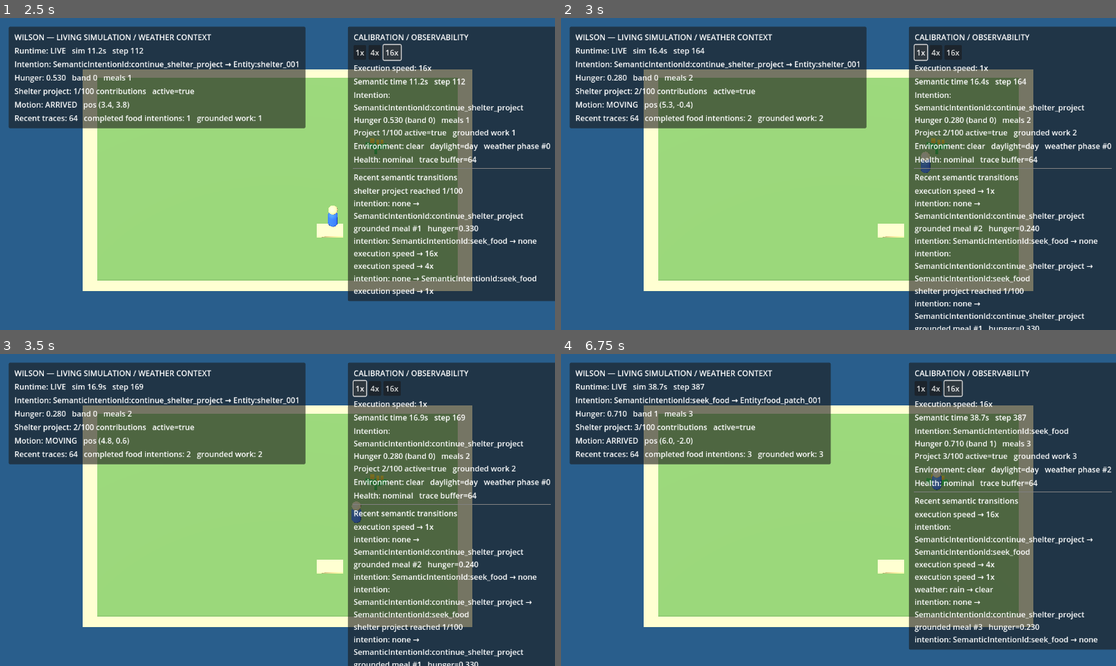
Above: before the commit, frames 1-4 (two rows, left to right).
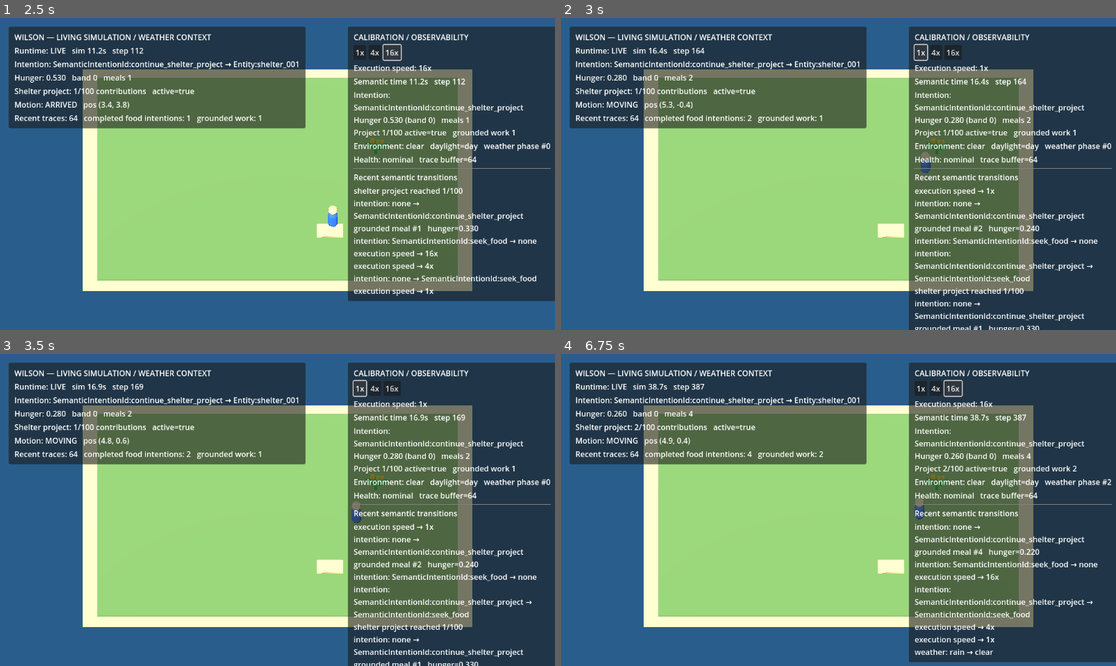
Above: after the commit, the same moments.

Repository: RrR2010/wilson-shipwrecked
Game: Godot game, scene res://tools/living_simulation/living_simulation.tscn
Two runs of this game, one before a commit and one after it. Both use one fixed random seed, a clock stepped at 60 frames per second and the inputs below. The project has no main scene, so this scene is started directly.
Inputs:
- Up to frame 1 (2.5 s): click "1x" at 0.5 s; click "4x" at 1.25 s; click "16x" at 2 s
- Up to frame 2 (3 s): click "1x" at 2.75 s
- Up to frame 3 (3.5 s): no input
- Up to frame 4 (6.75 s): click "4x" at 3.5 s; click "16x" at 4.25 s; click "1x" at 5 s; click "4x" at 5.75 s; click "16x" at 6.5 s

Frame 1 is identical in both runs. In frame 2, less than 0.1% of the frame differs, in the area x 13-93%, y 22-38%; in frame 3, less than 0.1%; in frame 4, 8.8%, in the area x 8-100%, y 2-99%.
Error before the commit: Assertion failed: Actor has multiple active action executions; orchestration requires explicit concurrency policy (res://src/application/simulation/default_sim…

Commit message:
fix: preserve identical active intention across reconsideration

Diff:
--- a/src/application/simulation/interrupting_decision_commit_coordinator.gd
+++ b/src/application/simulation/interrupting_decision_commit_coordinator.gd
@@ -7,6 +7,11 @@
 ## ActionExecution. Cognition still owns selection and the wrapped commit service
 ## still owns CurrentIntentionStore mutation; this bridge only prevents a replaced
 ## intention from leaving a second active execution behind.
+##
+## Reconsidering into the exact same semantic intention + bindings is continuity,
+## not a fresh commitment. Preserving the existing CurrentIntentionState also
+## preserves selected_step_id, so execution identity cannot fork merely because a
+## context/drive trigger asked Wilson to reconsider what he was already doing.
 
 var _activity_query
 var _action_execution
@@ -31,7 +36,10 @@
 
 	var current = _activity_query.current_intention()
 	var selected = decision_result.selected_candidate
-	if current != null and not _same_intention_state(current, selected):
+	if current != null and _same_intention_state(current, selected):
+		return MutationResult.success(&"current_intention_continued", current)
+
+	if current != null:
 		var execution_id: StringName = _activity_query.active_execution_id()
 		if execution_id != &"":
 			if not _action_execution.can_interrupt(execution_id):
